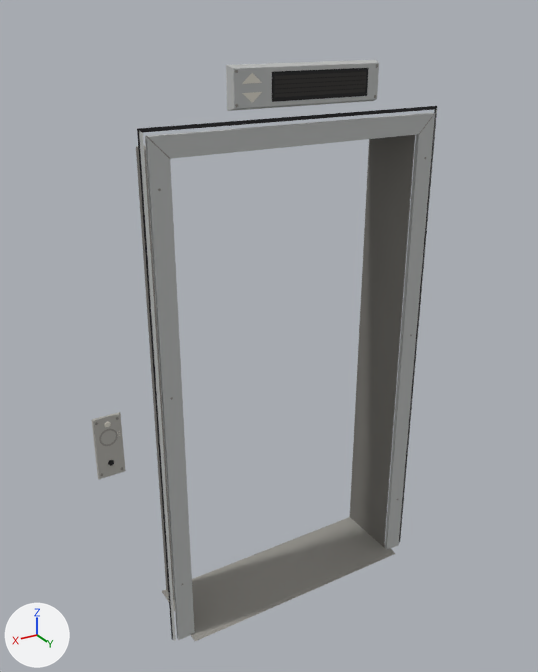
What one commit did to the glTF model assets/models/props/lift_landing.glb.
One viewpoint serves both versions: a camera (50 mm lens) standing at (1.58, 2.38, 2.54) and looking at (0.08, -0.12, 1.3). Lighting does not change. The marker at lower left points along +X, +Y and +Z. The older version comes first. Vertices at exactly the same position are counted once.

The first picture shows 'lift_landing'.
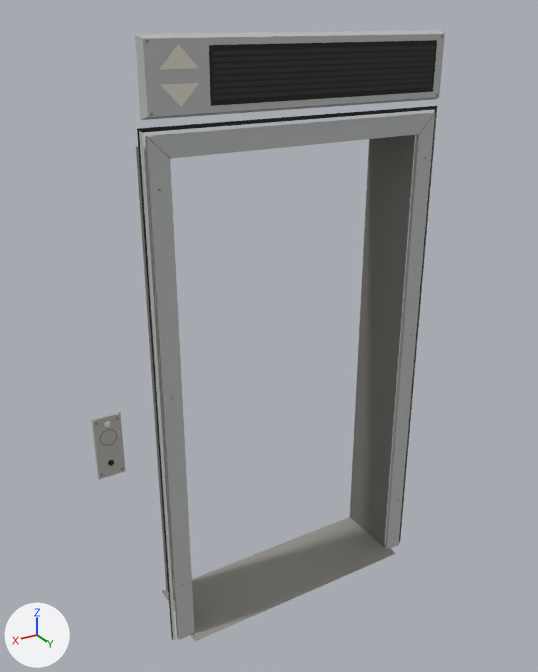
Where the change shows, as pixel boxes (x1, y1, x2, y2) in the pictures (538 x 672 px; the box of a moved part takes in the faces that stretch with it):
'lift_landing', reshaped
    before: (92, 60, 437, 641)
    after: (92, 30, 445, 641)
part 1 of me_lift_landing, moved or reshaped
    before: (226, 60, 379, 111)
    after: (135, 30, 445, 120)
part 2 of me_lift_landing, moved or reshaped
    before: (272, 68, 369, 102)
    after: (209, 40, 437, 106)
part 3 of me_lift_landing, rebuilt (139% wider, 80% taller)
    before: (274, 89, 365, 98)
    after: (213, 83, 432, 100)
part 4 of me_lift_landing, rebuilt
    before: (275, 84, 366, 93)
    after: (213, 78, 432, 94)
part 5 of me_lift_landing, rebuilt
    before: (275, 80, 366, 89)
    after: (213, 73, 433, 87)
part 6 of me_lift_landing, rebuilt (140% wider, 88% taller)
    before: (275, 72, 366, 79)
    after: (213, 67, 433, 81)
part 7 of me_lift_landing, deleted
    before: (242, 92, 262, 103)
part 8 of me_lift_landing, deleted
    before: (242, 73, 262, 84)
part 9 of me_lift_landing, moved or reshaped
    before: (95, 188, 183, 584)
    after: (95, 44, 435, 584)

The edits, one by one:
me_lift_landing is used by ob_lift_landing; location (0.0, 0.0, 0.0).
me_lift_landing had 578 vertices, 728 faces and spanned x -0.65..0.9, y -0.3..0.06, z 0.0..2.39.
me_lift_landing now has 590 vertices, 734 faces and spans x -0.65..0.9, y -0.3..0.06, z 0.0..2.49.
me_lift_landing part 1: the loose piece of 8 vertices spanning x -0.32..0.32, y 0.0..0.04, z 2.24..2.39 is scaled about its middle by (2.01, 1, 1.77), then moved by (0.0, 0.0, 0.04).
me_lift_landing part 2: the loose piece of 8 vertices spanning x -0.26..0.16, y 0.04, z 2.27..2.37 is scaled about its middle by (2.36, 1, 1.9), then moved by (-0.04, 0.0, 0.04).
me_lift_landing part 3: the loose piece of 4 vertices spanning x -0.25..0.15, y 0.04, z 2.28..2.29 is rebuilt with 4 vertices and now spans x -0.58..0.39, y 0.04, z 2.28..2.3.
me_lift_landing part 4: the loose piece of 4 vertices spanning x -0.25..0.15, y 0.04, z 2.29..2.31 is rebuilt with 4 vertices and now spans x -0.58..0.39, y 0.04, z 2.3..2.32.
me_lift_landing part 5: the loose piece of 4 vertices spanning x -0.25..0.15, y 0.04, z 2.31..2.32 is rebuilt with 4 vertices and now spans x -0.58..0.39, y 0.04, z 2.32..2.34.
me_lift_landing part 6: the loose piece of 4 vertices spanning x -0.25..0.15, y 0.04, z 2.34..2.35 is rebuilt with 4 vertices and now spans x -0.58..0.39, y 0.04, z 2.34..2.36.
me_lift_landing part 7: the loose piece of 3 vertices spanning x 0.2..0.28, y 0.04, z 2.27..2.3 is deleted.
me_lift_landing part 8: the loose piece of 3 vertices spanning x 0.2..0.28, y 0.04, z 2.33..2.37 is deleted.
Part 9, on me_lift_landing:
209 faces are deleted.
52 vertices move within x -0.59..0.89, y 0.01..0.02, z 0.3..2.0.
14 vertices are added at x -0.58..0.58, y 0.04, z 2.27..2.46.
8 new vertices lie (0.97, 0.0, 0.0) away from vertices in x -0.58, y 0.04, z 2.36..2.44.
219 new faces join them.
Other edits to the shape of me_lift_landing do not show in these pictures.
